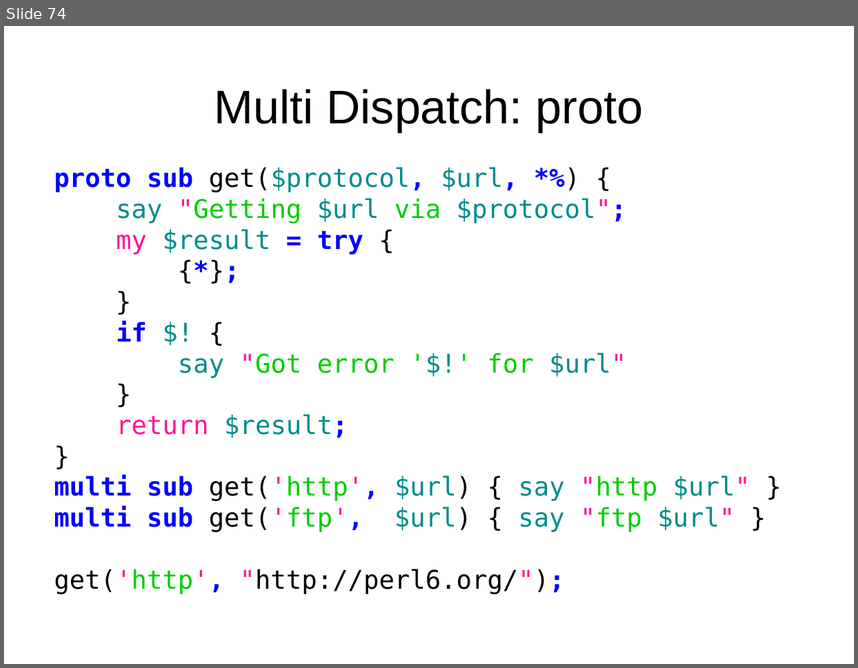
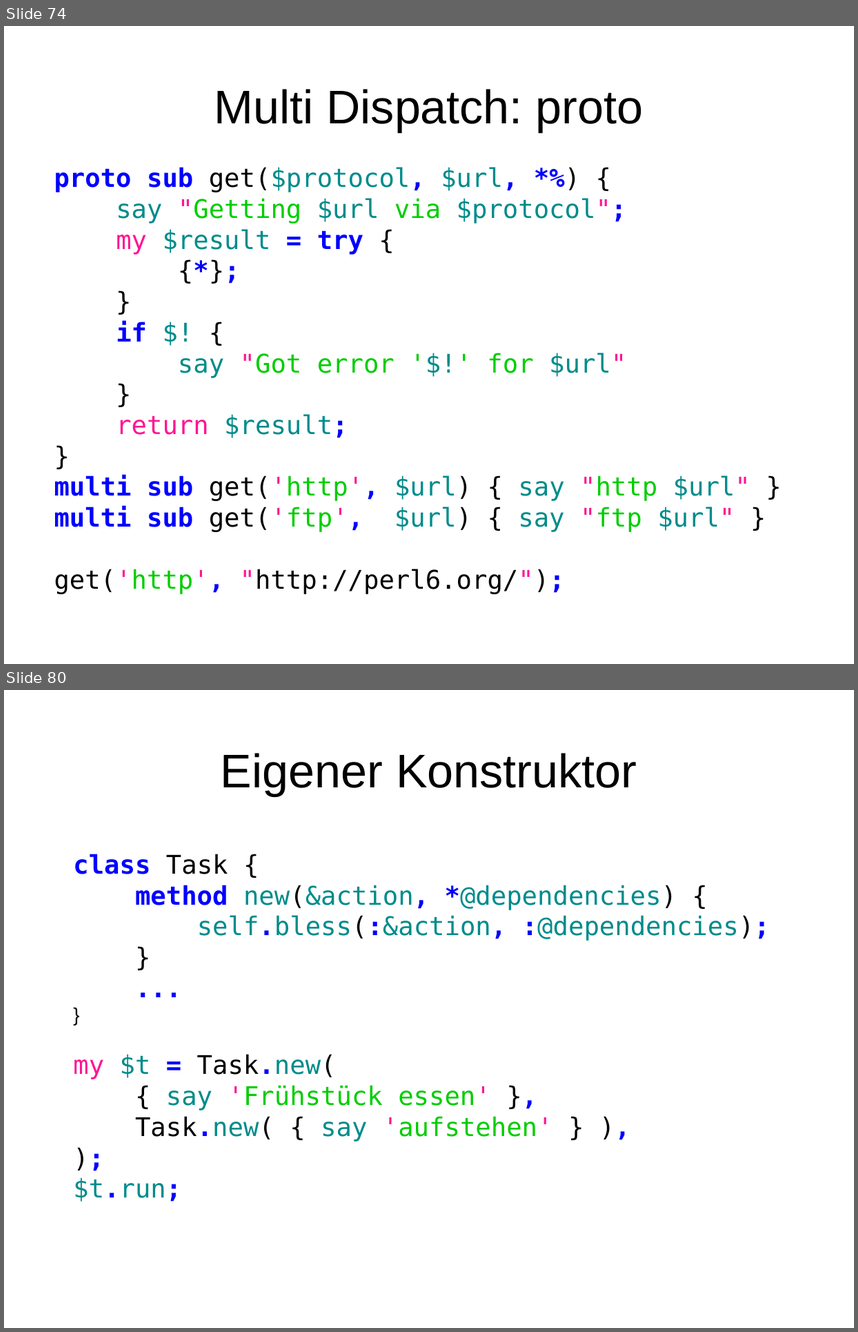
Before and after one commit to moritz/perl6-training-de, a slide deck: schulung.odp. Shown one above the other, each under a label of ours: slide 74 before the commit, slides 74 and 80 after it; the slides between them are not shown. The pictures are 858x668 and 858x1332 pixels, drawn with LibreOffice and Linux fonts; fonts in the diff are those of the drawing. Boxes give left, top, right and bottom in pixels: in the first picture for what was removed or moved away, otherwise in the second. Text is boxed around its words. In the diff, an @@ line names an element or a change of style, - is before the commit and + after.

```diff
--- a/schulung.odp
+++ b/schulung.odp
@@ slide 80 added at (x1=4, y1=690, x2=854, y2=1328), background #FFFFFF @@
@@ title added at (x1=221, y1=753, x2=637, y2=796), 44 pt, text #000000 @@
+Eigener Konstruktor
@@ text added at (x1=73, y1=854, x2=770, y2=1201), 24 pt, text #008B8B @@
+class Task {
+method new(&action, *@dependencies) {
+self.bless(:&action, :@dependencies);
+}
+...
+}
+my $t = Task.new(
+{ say 'Frühstück essen' },
+Task.new( { say 'aufstehen' } ),
+);
+$t.run;
```
Also in this commit, not shown: 6 slides changed, 5 other slides added, 3 other files.
